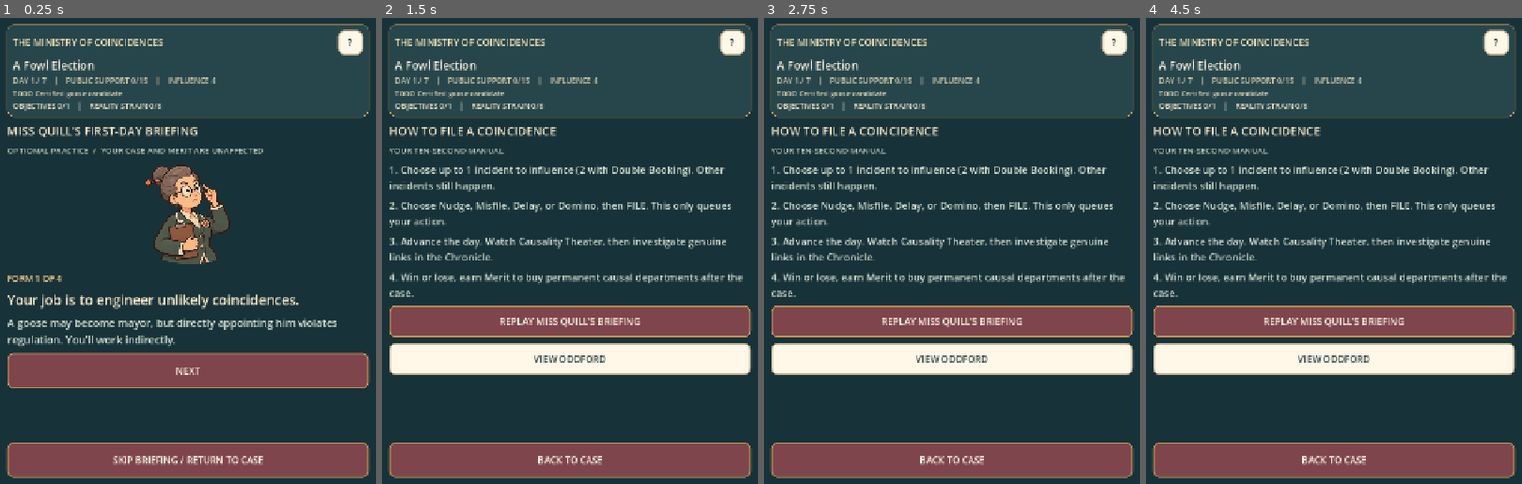
Above: before the commit, frames 1-4 (left to right).
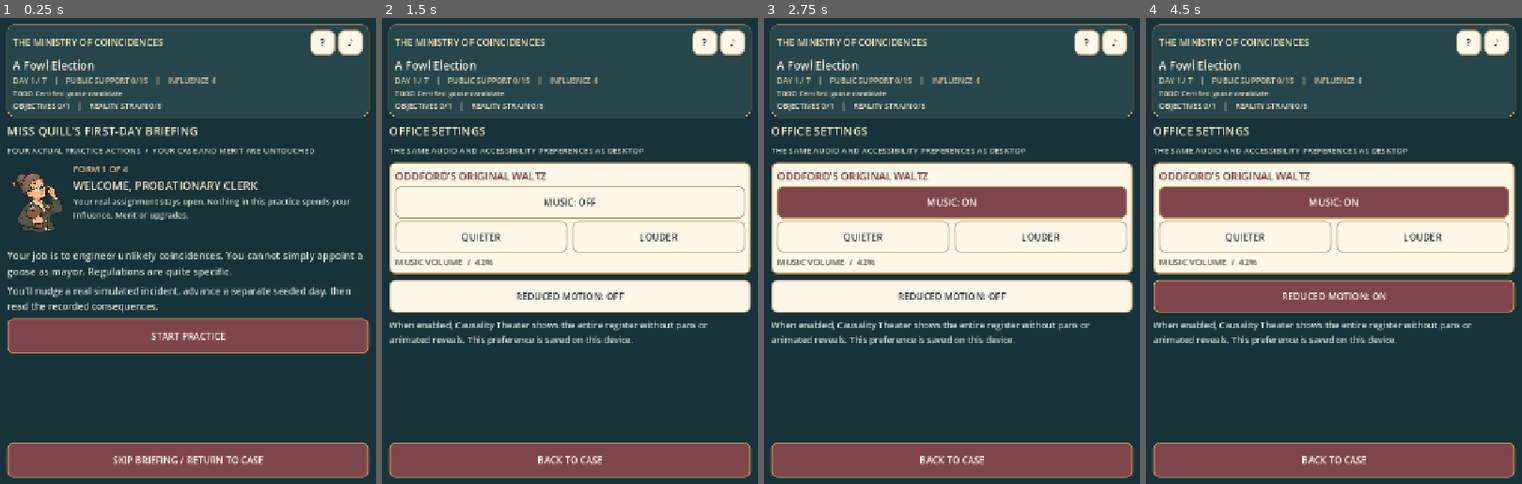
Above: after the commit, the same moments.

Repository: killjoy00/ministry
Game: Godot game, scene res://scenes/mobile_main.tscn
Two runs of this game, one before a commit and one after it. Both use one fixed random seed, a clock stepped at 60 frames per second and the inputs below. This scene is started directly instead of the project's main scene.
Inputs (mouse positions are in pixels of both pictures, inside the frame that each line leads up to):
- Up to frame 1 (0.25 s): no input
- Up to frame 2 (1.5 s): click "?" (after the commit: "♪") at 0.5 s; click (570, 204) at 1.25 s, where only the run after the commit has a clickable "MUSIC: ON"
- Up to frame 3 (2.75 s): click (952, 204) at 2 s, where only the run after the commit has a clickable "MUSIC: OFF"
- Up to frame 4 (4.5 s): click (1243, 237) at 2.75 s, where only the run after the commit has a clickable "QUIETER"; click (1424, 237) at 3.5 s, where only the run after the commit has a clickable "LOUDER"; click (1334, 297) at 4.25 s, where only the run after the commit has a clickable "REDUCED MOTION: OFF"

The runs differ from the first frame. In frame 1, 25% of the frame differs, in the area x 2-99%, y 2-80%; in frame 2, 45%; in frame 3, 45%, in the area x 2-99%, y 2-77%; in frame 4, 44%.

Commit message:
Close mobile parity gaps: responsive live town, resident gallery, practice workflow, forecast, sound controls

Diff:
--- a/scripts/mobile/mobile_game.gd
+++ b/scripts/mobile/mobile_game.gd
@@ -23,6 +23,8 @@
 const LIGHT_SUCCESS = Color("#b6d9c4")
 const TUTORIAL_PATH = "user://ministry_briefing.json"
 const STAMP_LABELS = {"nudge":"NUDGE", "misfile":"MISFILE", "reschedule":"DELAY", "domino":"DOMINO"}
+const TOWN_LOCATIONS = ["Town Hall", "Bakery", "Post Office", "High Street", "Public Gardens", "Parade Hall"]
+const RESIDENTS = [["gerald", "GERALD / MAYORAL ASPIRANT"], ["clerk", "MISS QUILL / MINISTRY CLERK"], ["mayor", "HUXLEY / INCUMBENT MAYOR"], ["reporter", "THE REPORTER / OBSERVER"], ["organizer", "PIP / PETITION ORGANIZER"], ["baker", "NORA / BAKER"]]
 
 var sim: CaseSimulation
 var page: String = "incidents"
@@ -32,6 +34,7 @@
 var feedback: String = ""
 var theater: Control = null
 var confirm_unstamped_day: bool = false
+var selected_town_location: String = "Town Hall"
 var tutorial_step: int = 0
 var practice: CaseSimulation = null
 var first_focus: Button
@@ -66,7 +69,7 @@
         _close_theater()
     elif page == "tutorial":
         _finish_tutorial()
-    elif ["evidence", "town", "help", "stamps", "log"].has(page):
+    elif ["evidence", "town", "cast", "settings", "help", "stamps", "log"].has(page):
         _change_page("incidents" if sim.status == "active" else "results")
     elif ["ministry", "assignments"].has(page):
         _change_page("results")
@@ -134,6 +137,8 @@
         "log": _log(body)
         "evidence": _evidence(body)
         "town": _town(body)
+        "cast": _cast(body)
+        "settings": _settings(body)
         "ministry": _ministry(body)
         "assignments": _assignments(body)
         "tutorial": _tutorial(body)
@@ -178,6 +183,12 @@
     help.custom_minimum_size = Vector2(43, 42)
     help.pressed.connect(_change_page.bind("help"))
     top.add_child(help)
+    var settings := _button("♪", false, 42)
+    settings.name = "MobileSettingsButton"
+    settings.tooltip_text = "Office music and accessibility settings"
+    settings.custom_minimum_size = Vector2(43, 42)
+    settings.pressed.connect(_change_page.bind("settings"))
+    top.add_child(settings)
     col.add_child(_label(str(sim.case_info.get("title", "Official Assignment")), 19, CREAM, true))
     var deadline: int = int(sim.case_info.get("deadline", 7))
     var snapshot: String = "DAY %d / %d    |    %s %d/%d    |    INFLUENCE %d" % [mini(sim.day, deadline), deadline, str(sim.case_info.get("metric", "MOMENTUM")), sim.support, int(sim.case_info.get("required_support", 15)), sim.influence]
@@ -329,6 +340,10 @@
     info.add_child(_label("EXPECTED EFFECT  /  %s" % str(active["name"]).to_upper(), 14, BURGUNDY, true))
     info.add_child(_label(_preview(rule), 17, INK, true))
     info.add_child(_label("Cost on Advance: %d Influence, +%d Reality Strain" % [int(active["cost"]), maxi(1, int(active["strain"]) - int(sim.profile.get("audit", 0)))], 14, MUTED))
+    var outlook: String = sim.forecast()
+    var forecast := _label("REALITY FORECAST  /  " + outlook, 14, BURGUNDY, true)
+    forecast.name = "MobileRealityForecast"
+    info.add_child(forecast)
     var status: String = "%d OF %d INCIDENTS FILED TODAY" % [_filed_count(), 2 if sim.has_department("double_booking") else 1]
     info.add_child(_label(status, 14, GREEN, true))
     for pending in [sim.pending, sim.second_pending]:
@@ -411,29 +426,187 @@
         for parent in info["parents"]:
             body.add_child(_label("- " + str(parent["title"]), 15, LIGHT_SUCCESS))
 
+
 func _town(body: VBoxContainer) -> void:
-    _section(body, "A WINDOW ON ODDFORD", "THIS TOWN IS OPERATING WITHOUT ADULT SUPERVISION")
-    var panel := _panel(PAPER, GOLD, 2, 10)
-    body.add_child(panel)
-    var art := TextureRect.new()
-    art.texture = load("res://assets/illustrated/oddford_square.webp") as Texture2D
-    art.custom_minimum_size.y = 260
-    art.expand_mode = TextureRect.EXPAND_IGNORE_SIZE
-    art.stretch_mode = TextureRect.STRETCH_KEEP_ASPECT_COVERED
-    panel.add_child(art)
-    body.add_child(_label("The town responds to real recorded incidents. Inspect the Chronicle to see what actually happened.", 16, LIGHT_SUB))
-    var latest: Array = sim.history_summary(8)
+    _section(body, "ODDFORD / LIVE SURVEILLANCE", "SIX DISTRICTS  /  REAL INCIDENTS, NOT A SECOND SIMULATION")
+    var picture := _panel(PAPER, GOLD, 2, 11)
+    body.add_child(picture)
+    var map := TextureRect.new()
+    map.name = "MobileInteractiveTownImage"
+    map.texture = load("res://assets/illustrated/oddford_square.webp") as Texture2D
+    map.custom_minimum_size.y = 228
+    map.expand_mode = TextureRect.EXPAND_IGNORE_SIZE
+    map.stretch_mode = TextureRect.STRETCH_KEEP_ASPECT_COVERED
+    picture.add_child(map)
+    body.add_child(_label("VISIT A DISTRICT  /  TAP TO INSPECT ITS LIVE FILE", 14, LIGHT_ACCENT, true))
+    var districts := GridContainer.new()
+    districts.name = "MobileTownDistricts"
+    districts.columns = 2
+    districts.add_theme_constant_override("h_separation", 7)
+    districts.add_theme_constant_override("v_separation", 7)
+    body.add_child(districts)
+    for place in TOWN_LOCATIONS:
+        var waiting: int = 0
+        for rule in sim.available_events():
+            if str(rule.get("place", "")) == place:
+                waiting += 1
+        var nameplate := _button("%s\n%d AVAILABLE" % [place.to_upper(), waiting], place == selected_town_location, 62)
+        nameplate.name = "MobileTownLocation" + place.replace(" ", "")
+        nameplate.size_flags_horizontal = Control.SIZE_EXPAND_FILL
+        nameplate.pressed.connect(_select_town_location.bind(place))
+        districts.add_child(nameplate)
+    var docket := _panel(CREAM, GOLD, 2, 11)
+    docket.name = "MobileTownWitnessDocket"
+    body.add_child(docket)
+    var details := VBoxContainer.new()
+    details.add_theme_constant_override("separation", 7)
+    docket.add_child(details)
+    details.add_child(_label("LOCAL OFFICE  /  " + selected_town_location.to_upper(), 18, BURGUNDY, true))
+    var available: int = 0
+    for rule in sim.available_events():
+        if str(rule.get("place", "")) != selected_town_location:
+            continue
+        available += 1
+        var entry := HBoxContainer.new()
+        entry.add_theme_constant_override("separation", 8)
+        details.add_child(entry)
+        entry.add_child(_art(_family(str(rule["id"])), Vector2(74, 74)))
+        var file := VBoxContainer.new()
+        file.size_flags_horizontal = Control.SIZE_EXPAND_FILL
+        entry.add_child(file)
+        file.add_child(_label(str(rule["title"]), 17, INK, true))
+        file.add_child(_label("%d%% chance if attempted" % roundi(float(rule["chance"]) * 100.0), 14, GREEN))
+        file.add_child(_label(str(rule["text"]), 14, MUTED))
+        var select := _button("CHOOSE THIS INCIDENT", true, 52)
+        select.name = "MobileTownChoose_" + str(rule["id"])
+        select.disabled = sim.status != "active"
+        select.pressed.connect(_select_town_incident.bind(str(rule["id"])))
+        file.add_child(select)
+        var inspect := _button("INSPECT ITS CAUSES", false, 48)
+        inspect.pressed.connect(_show_evidence.bind(str(rule["id"])))
+        file.add_child(inspect)
+    if available == 0:
+        details.add_child(_label("No available incidents here. An earlier coincidence may open a new route.", 15, MUTED))
+    var latest: Array = []
+    for entry in sim.history_summary(40):
+        var rule: Dictionary = sim.get_rule(str(entry.get("id", "")))
+        if str(rule.get("place", "")) == selected_town_location:
+            latest.append(entry)
+        if latest.size() >= 4:
+            break
+    body.add_child(_label("RECORDED IN THIS DISTRICT  /  " + str(latest.size()) + " RECENT FILES", 14, LIGHT_ACCENT, true))
+    if latest.is_empty():
+        body.add_child(_label("No recorded incidents here yet.", 15, LIGHT_SUB))
     for entry in latest:
-        var rule: Dictionary = sim.get_rule(str(entry.get("id", "")))
-        if rule.is_empty():
-            continue
-        var item := _button("%s  /  %s" % [str(rule.get("place", "Oddford")), str(entry["title"])], false, 54)
+        var item := _button("DAY %d  /  %s\n%s" % [int(entry["day"]), str(entry["title"]), str(entry.get("because", ""))], false, 70)
+        item.alignment = HORIZONTAL_ALIGNMENT_LEFT
         item.pressed.connect(_show_evidence.bind(str(entry["id"])))
         body.add_child(item)
-    var go := _button("BACK TO INCIDENTS", true, 56)
-    go.pressed.connect(_change_page.bind("incidents"))
-    body.add_child(go)
-
+    var cast := _button("MEET ODDFORD'S RESIDENTS", false, 56)
+    cast.name = "MobileTownResidentsButton"
+    cast.pressed.connect(_change_page.bind("cast"))
+    body.add_child(cast)
+
+func _select_town_location(place: String) -> void:
+    selected_town_location = place
+    _render()
+
+func _select_town_incident(id: String) -> void:
+    selected_event = id
+    _change_page("stamps")
+
+func _cast(body: VBoxContainer) -> void:
+    _section(body, "REGISTER OF PECULIAR RESIDENTS", "THE ILLUSTRATED CAST OF ODDFORD")
+    var gallery := GridContainer.new()
+    gallery.name = "MobileCastGallery"
+    gallery.columns = 2
+    gallery.add_theme_constant_override("h_separation", 9)
+    gallery.add_theme_constant_override("v_separation", 9)
+    body.add_child(gallery)
+    for person in RESIDENTS:
+        var panel := _panel(CREAM, GOLD, 2, 10)
+        panel.size_flags_horizontal = Control.SIZE_EXPAND_FILL
+        gallery.add_child(panel)
+        var frame := VBoxContainer.new()
+        frame.add_theme_constant_override("separation", 4)
+        panel.add_child(frame)
+        var portrait := TextureRect.new()
+        portrait.name = "MobileResident_" + str(person[0])
+        portrait.texture = load("res://assets/illustrated/portrait_%s.webp" % str(person[0])) as Texture2D
+        portrait.custom_minimum_size.y = 154
+        portrait.expand_mode = TextureRect.EXPAND_IGNORE_SIZE
+        portrait.stretch_mode = TextureRect.STRETCH_KEEP_ASPECT_CENTERED
+        frame.add_child(portrait)
+        var title := _label(str(person[1]), 15, BURGUNDY, true)
+        title.horizontal_alignment = HORIZONTAL_ALIGNMENT_CENTER
+        frame.add_child(title)
+    var return_to_town := _button("BACK TO ODDFORD", true, 56)
+    return_to_town.pressed.connect(_change_page.bind("town"))
+    body.add_child(return_to_town)
+
+func _settings(body: VBoxContainer) -> void:
+    _section(body, "OFFICE SETTINGS", "THE SAME AUDIO AND ACCESSIBILITY PREFERENCES AS DESKTOP")
+    var director := get_node_or_null("/root/MusicDirector")
+    var music := _panel(CREAM, GOLD, 2, 10)
+    body.add_child(music)
+    var controls := VBoxContainer.new()
+    music.add_child(controls)
+    controls.add_child(_label("ODDFORD'S ORIGINAL WALTZ", 18, BURGUNDY, true))
+    if director == null:
+        controls.add_child(_label("Audio controls are not available in this environment.", 15, MUTED))
+    else:
+        var enabled: bool = bool(director.get("music_enabled"))
+        var volume: int = roundi(float(director.get("music_volume")) * 100.0)
+        var toggle := _button("MUSIC: ON" if enabled else "MUSIC: OFF", enabled, 56)
+        toggle.name = "MobileMusicToggle"
+        toggle.pressed.connect(_toggle_music)
+        controls.add_child(toggle)
+        var row := HBoxContainer.new()
+        row.add_theme_constant_override("separation", 8)
+        controls.add_child(row)
+        var quieter := _button("QUIETER", false, 54)
+        quieter.name = "MobileMusicVolumeDown"
+        quieter.size_flags_horizontal = Control.SIZE_EXPAND_FILL
+        quieter.disabled = volume == 0
+        quieter.pressed.connect(_adjust_music.bind(-0.10))
+        row.add_child(quieter)
+        var louder := _button("LOUDER", false, 54)
+        louder.name = "MobileMusicVolumeUp"
+        louder.size_flags_horizontal = Control.SIZE_EXPAND_FILL
+        louder.disabled = volume == 100
+        louder.pressed.connect(_adjust_music.bind(0.10))
+        row.add_child(louder)
+        controls.add_child(_label("MUSIC VOLUME  /  %d%%" % volume, 15, MUTED, true))
+    var cfg := ConfigFile.new()
+    var reduced: bool = false
+    if cfg.load("user://ministry_visuals.cfg") == OK:
+        reduced = bool(cfg.get_value("accessibility", "reduced_motion", false))
+    var motion := _button("REDUCED MOTION: ON" if reduced else "REDUCED MOTION: OFF", reduced, 56)
+    motion.name = "MobileReducedMotionToggle"
+    motion.pressed.connect(_toggle_reduced_motion)
+    body.add_child(motion)
+    body.add_child(_label("When enabled, Causality Theater shows the entire register without pans or animated reveals. This preference is saved on this device.", 15, LIGHT_SUB))
+
+func _toggle_music() -> void:
+    var director := get_node_or_null("/root/MusicDirector")
+    if director == null:
+        return
+    director.call("set_music_enabled", not bool(director.get("music_enabled")))
+    _render()
+
+func _adjust_music(delta: float) -> void:
+    var director := get_node_or_null("/root/MusicDirector")
+    if director == null:
+        return
+    director.call("set_music_volume", float(director.get("music_volume")) + delta)
+    _render()
+
+func _toggle_reduced_motion() -> void:
+    var cfg := ConfigFile.new()
+    cfg.load("user://ministry_visuals.cfg")
+    cfg.set_value("accessibility", "reduced_motion", not bool(cfg.get_value("accessibility", "reduced_motion", false)))
+    cfg.save("user://ministry_visuals.cfg")
+    _render()
 func _results(body: VBoxContainer) -> void:
     _section(body, "CASE CLOSED" if sim.status == "won" else "CASE FILED AS INCOMPLETE", str(sim.last_outcome))
     var portrait := TextureRect.new()
@@ -493,33 +666,74 @@
         btn.pressed.connect(_start_case.bind(str(id)))
         col.add_child(btn)
 
+
 func _tutorial(body: VBoxContainer) -> void:
-    _section(body, "MISS QUILL'S FIRST-DAY BRIEFING", "OPTIONAL PRACTICE  /  YOUR CASE AND MERIT ARE UNAFFECTED")
+    _section(body, "MISS QUILL'S FIRST-DAY BRIEFING", "FOUR ACTUAL PRACTICE ACTIONS  /  YOUR CASE AND MERIT ARE UNTOUCHED")
+    var row := HBoxContainer.new()
+    row.add_theme_constant_override("separation", 9)
+    body.add_child(row)
     var portrait := TextureRect.new()
     portrait.texture = load("res://assets/illustrated/portrait_clerk.webp") as Texture2D
-    portrait.custom_minimum_size.y = 176
+    portrait.custom_minimum_size = Vector2(104, 136)
     portrait.expand_mode = TextureRect.EXPAND_IGNORE_SIZE
     portrait.stretch_mode = TextureRect.STRETCH_KEEP_ASPECT_CENTERED
-    body.add_child(portrait)
-    var titles: Array[String] = ["Your job is to engineer unlikely coincidences.", "Choose an incident and a Nudge.", "File the stamp, then advance the day.", "Inspect the real causal trail."]
-    var text: Array[String] = [
-        "A goose may become mayor, but directly appointing him violates regulation. You'll work indirectly.",
-        "A Nudge raises a chosen incident's chance if it's attempted today. It costs Influence and adds Reality Strain.",
-        "Other incidents occur without your approval. New facts can start a cascade. Stamps don't guarantee every outcome.",
-        "WHY? shows prerequisites and possible results. The Chronicle records what really happened. Nothing in this practice uses your real resources."
-    ]
-    body.add_child(_label("FORM %d OF 4" % (tutorial_step + 1), 15, LIGHT_ACCENT, true))
-    body.add_child(_label(titles[tutorial_step], 23, LIGHT_TEXT, true))
-    body.add_child(_label(text[tutorial_step], 18, LIGHT_SUB))
-    if tutorial_step == 3 and practice != null:
-        body.add_child(_label("WHAT THE SEPARATE PRACTICE CASE RECORDED", 15, LIGHT_SUCCESS, true))
-        for event in practice.history:
-            if not (event.get("facts", []) as Array).is_empty():
-                body.add_child(_label("- " + str(event["title"]), 15, LIGHT_SUB))
-    var button := _button("NEXT" if tutorial_step < 3 else "GO TO YOUR CASE", true, 60)
-    button.pressed.connect(_next_tutorial)
-    body.add_child(button)
-
+    row.add_child(portrait)
+    var introduction := VBoxContainer.new()
+    introduction.size_flags_horizontal = Control.SIZE_EXPAND_FILL
+    row.add_child(introduction)
+    introduction.add_child(_label("FORM %d OF 4" % (tutorial_step + 1), 15, LIGHT_ACCENT, true))
+    var titles: Array[String] = ["WELCOME, PROBATIONARY CLERK", "STEP 1 / FILE A NUDGE", "STEP 2 / ADVANCE THE PRACTICE DAY", "STEP 3 / INSPECT THE EVIDENCE"]
+    introduction.add_child(_label(titles[tutorial_step], 19, LIGHT_TEXT, true))
+    introduction.add_child(_label("Your real assignment stays open. Nothing in this practice spends your Influence, Merit or upgrades.", 14, LIGHT_SUB))
+    if tutorial_step == 0:
+        body.add_child(_label("Your job is to engineer unlikely coincidences. You cannot simply appoint a goose as mayor. Regulations are quite specific.", 17, LIGHT_SUB))
+        body.add_child(_label("You'll nudge a real simulated incident, advance a separate seeded day, then read the recorded consequences.", 16, LIGHT_SUB))
+    else:
+        var incident: Dictionary = practice.get_rule("sandwich") if practice != null else {}
+        var sheet := _panel(CREAM, GOLD, 2, 10)
+        body.add_child(sheet)
+        var col := VBoxContainer.new()
+        sheet.add_child(col)
+        var image := _art("sandwich", Vector2(110, 94))
+        col.add_child(image)
+        col.add_child(_label(str(incident.get("title", "The Sandwich Incident")), 19, INK, true))
+        col.add_child(_label("%d%% NATURAL CHANCE IF ATTEMPTED" % roundi(float(incident.get("chance", 0.0)) * 100.0), 14, GREEN, true))
+        if tutorial_step == 1:
+            col.add_child(_label("File a Nudge. It raises the chance of the incident, but does not guarantee it. The separate practice file will pay its own Influence cost when the day advances.", 16, MUTED))
+            var seal := TextureRect.new()
+            seal.texture = load("res://assets/illustrated/stamp_nudge_small.webp") as Texture2D
+            seal.custom_minimum_size.y = 75
+            seal.expand_mode = TextureRect.EXPAND_IGNORE_SIZE
+            seal.stretch_mode = TextureRect.STRETCH_KEEP_ASPECT_CENTERED
+            col.add_child(seal)
+        elif tutorial_step == 2:
+            col.add_child(_label("FILED: NUDGE ON " + str(incident.get("title", "incident")), 16, GREEN, true))
+            col.add_child(_label("Advance this practice day to let the actual seeded simulation resolve incidents, update facts and follow causal links.", 16, MUTED))
+        else:
+            col.add_child(_label("THE REGISTER ACTUALLY RECORDED:", 14, GREEN, true))
+            var listed: int = 0
+            for event in practice.history:
+                if (event.get("facts", []) as Array).is_empty():
+                    continue
+                var sentence: String = str(event["title"])
+                var causes: Array = event.get("causes", [])
+                if not causes.is_empty():
+                    var sources: Array[String] = []
+                    for id in causes:
+                        sources.append(Causal._event_name(practice, str(id)))
+                    sentence += "\nCAUSED BY  /  " + ", ".join(PackedStringArray(sources))
+                col.add_child(_label(sentence, 15, INK))
+                listed += 1
+                if listed >= 5:
+                    break
+            if listed == 0:
+                col.add_child(_label("No confirmed incidents on this day. The stamp was only a probability adjustment.", 15, MUTED))
+            col.add_child(_label("Inspect real cases with WHY? and the Chronicle. Possible follow-ups are not confirmed facts.", 15, MUTED))
+    var buttons: Array[String] = ["START PRACTICE", "FILE THE PRACTICE NUDGE", "ADVANCE PRACTICE DAY", "RETURN TO MY CASE"]
+    var action := _button(buttons[tutorial_step], true, 60)
+    action.name = "MobilePracticeAction"
+    action.pressed.connect(_next_tutorial)
+    body.add_child(action)
 func _help(body: VBoxContainer) -> void:
     _section(body, "HOW TO FILE A COINCIDENCE", "YOUR TEN-SECOND MANUAL")
     body.add_child(_label("1. Choose up to 1 incident to influence (2 with Double Booking). Other incidents still happen.", 17, LIGHT_SUB))
@@ -532,6 +746,12 @@
     var town := _button("VIEW ODDFORD", false, 54)
     town.pressed.connect(_change_page.bind("town"))
     body.add_child(town)
+    var residents := _button("MEET THE RESIDENTS", false, 54)
+    residents.pressed.connect(_change_page.bind("cast"))
+    body.add_child(residents)
+    var settings := _button("MUSIC AND ACCESSIBILITY", false, 54)
+    settings.pressed.connect(_change_page.bind("settings"))
+    body.add_child(settings)
 
 func _bottom_bar(parent: VBoxContainer) -> void:
     # Keep the selected incident and filed stamp visible next to the real action.
@@ -633,7 +853,7 @@
         skip.size_flags_horizontal = Control.SIZE_EXPAND_FILL
         skip.pressed.connect(_finish_tutorial)
         footer.add_child(skip)
-    elif ["help", "town"].has(page):
+    elif ["help", "town", "cast", "settings"].has(page):
         var back := _button("BACK TO CASE", true, 60)
         back.size_flags_horizontal = Control.SIZE_EXPAND_FILL
         back.pressed.connect(_change_page.bind("incidents" if sim.status == "active" else "results"))
@@ -779,6 +999,7 @@
     theater.configure(sim, recorded, filings, day, old_support, sim.support, old_strain, sim.strain)
     theater.close_requested.connect(_close_theater)
     theater.log_requested.connect(_open_theater_log)
+    theater.inspect_requested.connect(_open_theater_evidence)
     add_child(theater)
 
 func _close_theater() -> void:
@@ -794,6 +1015,12 @@
         theater = null
     page = "log"
     _render()
+
+func _open_theater_evidence(id: String) -> void:
+    if theater != null:
+        theater.queue_free()
+        theater = null
+    _show_evidence(id)
 
 func _buy_upgrade(kind: String) -> void:
     feedback = "Purchase approved." if sim.buy_upgrade(kind) else "Not enough Merit or already at the maximum level."
@@ -816,17 +1043,27 @@
     page = "incidents"
     _render()
 
+
 func _next_tutorial() -> void:
-    if tutorial_step < 3:
-        if tutorial_step == 1:
+    match tutorial_step:
+        0:
             practice = Simulation.new(1, false)
-            if practice.stage_stamp("nudge", "sandwich"):
-                practice.advance_day()
-        tutorial_step += 1
-        _render()
-    else:
-        _finish_tutorial()
-
+            tutorial_step = 1
+        1:
+            if practice == null or not practice.stage_stamp("nudge", "sandwich"):
+                feedback = "The practice stamp could not be filed."
+                _render()
+                return
+            tutorial_step = 2
+        2:
+            if practice == null:
+                return
+            practice.advance_day()
+            tutorial_step = 3
+        3:
+            _finish_tutorial()
+            return
+    _render()
 func _finish_tutorial() -> void:
     var file := FileAccess.open(TUTORIAL_PATH, FileAccess.WRITE)
     if file != null:
